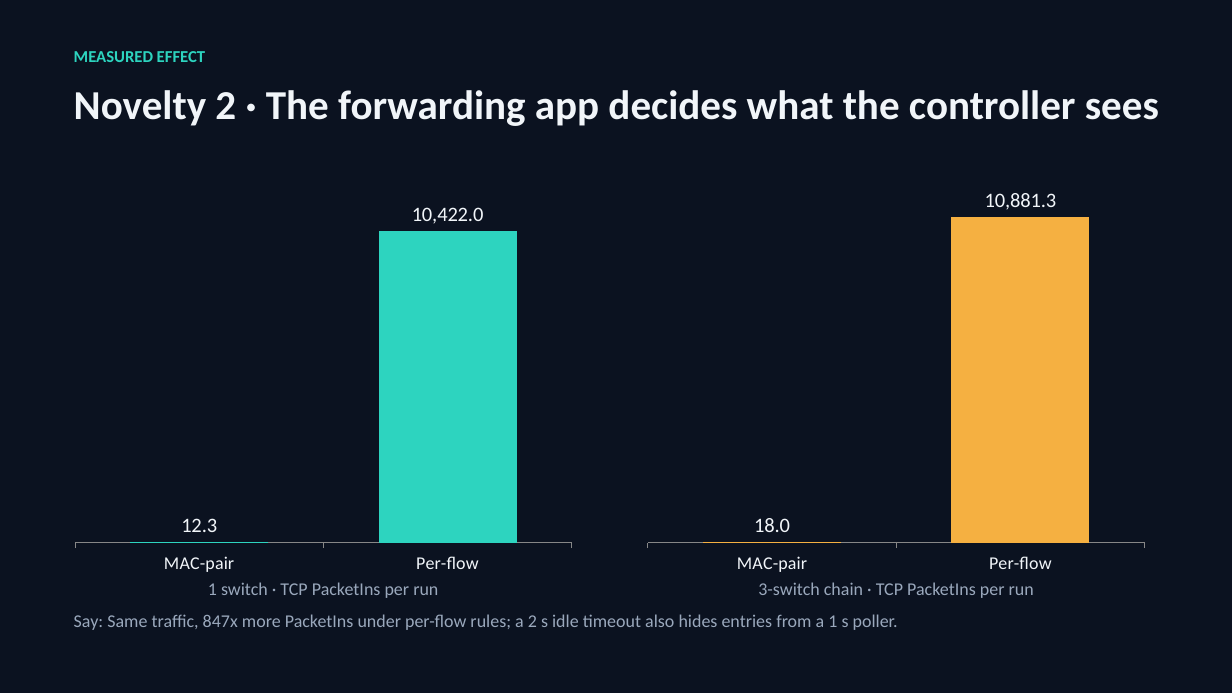
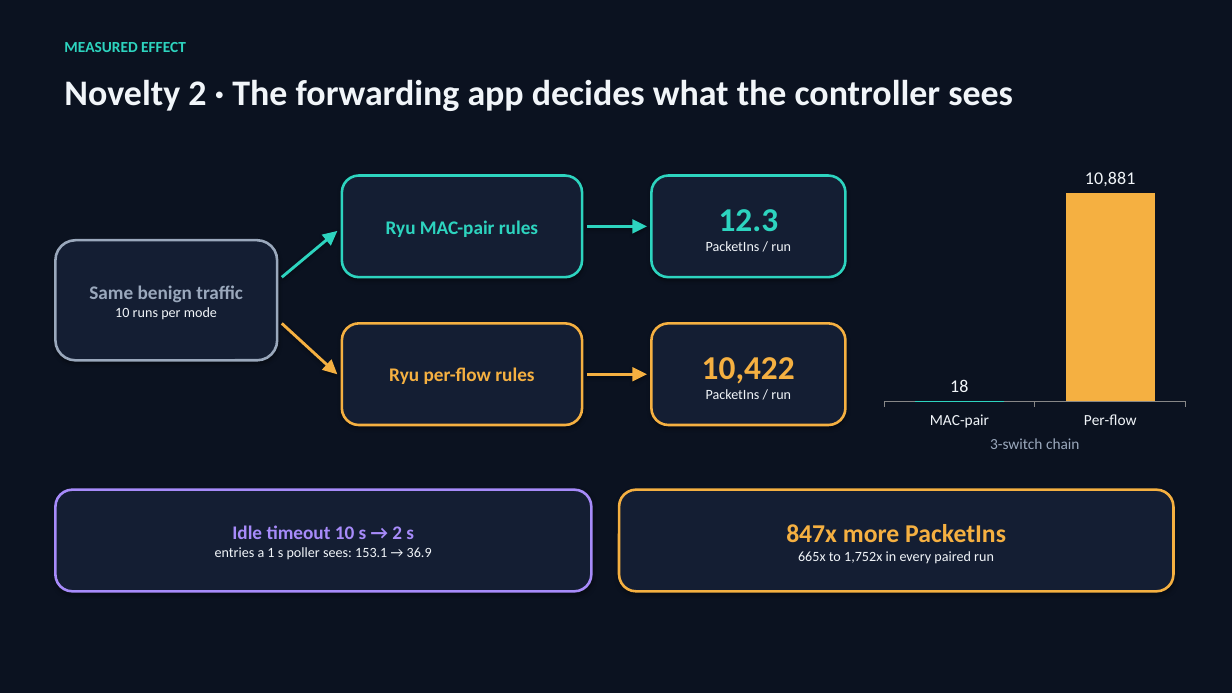
Before and after one commit to adhyan-jain/Proteus, a slide deck: slide 5 of research/insdn_controller/PRESENTATION.pptx. Drawn at 1232x693 pixels with LibreOffice and Linux fonts; fonts in the diff are those of the drawing. Boxes give left, top, right and bottom in pixels: in the first picture for what was removed or moved away, otherwise in the second. Text is boxed around its words. In the diff, an @@ line names an element or a change of style, - is before the commit and + after.

Commit message:
Deck: flowchart-style slides (boxes, arrows, decision diamond, branching)

```diff
--- a/research/insdn_controller/PRESENTATION.pptx
+++ b/research/insdn_controller/PRESENTATION.pptx
@@ text "MEASURED EFFECT": place and size @@
-text "MEASURED EFFECT" at bbox=[74, 51, 205, 62]
+text "MEASURED EFFECT" at bbox=[64, 42, 186, 52]
@@ text "MEASURED EFFECT" at bbox=[64, 42, 186, 52]: size 13 to 12 pt @@
@@ text "Novelty 2 · The forwarding ...": place and size @@
-text "Novelty 2 · The forwarding ..." at bbox=[74, 90, 1159, 126]
+text "Novelty 2 · The forwarding ..." at bbox=[64, 79, 1013, 111]
@@ text "Novelty 2 · The forwarding ..." at bbox=[64, 79, 1013, 111]: size 32 to 28 pt @@
@@ column chart removed at bbox=[65, 176, 582, 582] @@
-categories: MAC-pair, Per-flow
-Series 1: 12.3, 10422
@@ rounded rectangle added at bbox=[342, 176, 582, 277], fill #141E33, outline #2DD4BF 2 pt, 15 pt, text #2DD4BF, bold @@
+Ryu MAC-pair rules
@@ rounded rectangle added at bbox=[652, 176, 846, 277], fill #141E33, outline #2DD4BF 2 pt, 11 pt, text #F1F5F9 @@
+12.3
+PacketIns / run
@@ column chart at bbox=[878, 166, 1192, 434] @@
@@ Series 1, Per-flow: 10881.3 to 10881 @@
@@ colour of Series 1 #F5B041 to #4F81BD @@
@@ data labels of Series 1 changed @@
@@ colours of single points changed @@
@@ bar spacing changed @@
@@ lettering changed @@
@@ column chart: place and size @@
-column chart at bbox=[638, 176, 1155, 582]
+column chart at bbox=[878, 166, 1192, 434]
@@ arrow added from (282, 277) to (337, 231), #2DD4BF 2.25 pt @@
@@ arrow added from (587, 226) to (647, 226), #2DD4BF 2.25 pt @@
@@ rounded rectangle added at bbox=[55, 240, 277, 360], fill #141E33, outline #9AA8BC 2 pt, 15 pt, text #9AA8BC, bold @@
+Same benign traffic
+10 runs per mode
@@ arrow added from (282, 323) to (337, 374), #F5B041 2.25 pt @@
@@ rounded rectangle added at bbox=[342, 323, 582, 425], fill #141E33, outline #F5B041 2 pt, 15 pt, text #F5B041, bold @@
+Ryu per-flow rules
@@ rounded rectangle added at bbox=[652, 323, 846, 425], fill #141E33, outline #F5B041 2 pt, 11 pt, text #F1F5F9 @@
+10,422
+PacketIns / run
@@ arrow added from (587, 374) to (647, 374), #F5B041 2.25 pt @@
@@ text at bbox=[990, 438, 1080, 449]: text changed; size 14 to 12 pt @@
-3-switch chain · TCP PacketIns per run
+3-switch chain
@@ rounded rectangle added at bbox=[55, 490, 592, 592], fill #141E33, outline #A78BFA 2 pt, 11 pt, text #F1F5F9 @@
+Idle timeout 10 s → 2 s
+entries a 1 s poller sees: 153.1 → 36.9
@@ rounded rectangle added at bbox=[619, 490, 1174, 592], fill #141E33, outline #F5B041 2 pt, 11 pt, text #F1F5F9 @@
+847x more PacketIns
+665x to 1,752x in every paired run
@@ text removed at bbox=[208, 582, 438, 598] @@
-1 switch · TCP PacketIns per run
@@ text removed at bbox=[74, 614, 898, 630] @@
-Say: Same traffic, 847x more PacketIns under per-flow rules; a 2 s idle timeout also hides entries from a 1 s poller.
```
Also in this commit, not shown: 9 other slides changed, 1 slide added, 1 slide removed, 1 other file.
